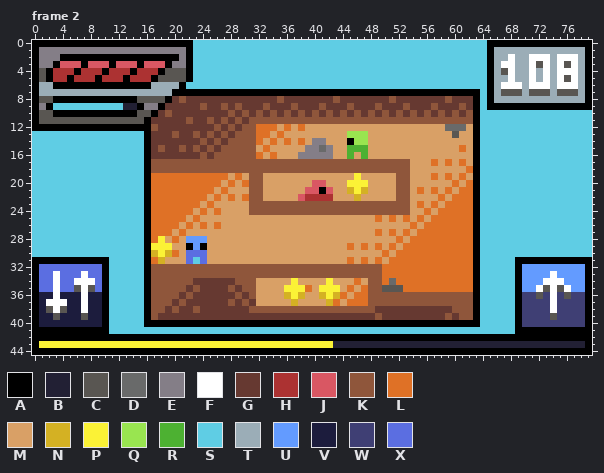
Edited in one commit: pixel-art file (HUD.aseprite). This is how it looked before the edit.
80x45 pixels, 2 frames. Shown: frame 2.
Visible layers, top first: "Overlay", "Main", "Underbar", "Scene", "Background".
Palette (. is transparent): A #000000  B #222034  C #595652  D #696a6a  E #847e87  F #ffffff  G #663931  H #ac3232  J #d95763  K #8f563b  L #df7126  M #d9a066  N #d4b123  P #fbf236  Q #99e550  R #4db132  S #5fcde4  T #9badb7  U #639bff  V #1c1c3d  W #3f3f74  X #5b6ee1
Pixels before, frame 2 (only the part around the change), first column x 0:
17 SSSSSSSSSSSSSSSSAKKKKK
18 SSSSSSSSSSSSSSSSAKKKKK
19 SSSSSSSSSSSSSSSSALLLLL
20 SSSSSSSSSSSSSSSSALLLLL
21 SSSSSSSSSSSSSSSSALLLLL
22 SSSSSSSSSSSSSSSSALLLLL
23 SSSSSSSSSSSSSSSSALLLLL
24 SSSSSSSSSSSSSSSSALLLLL
25 SSSSSSSSSSSSSSSSALLLLL
26 SSSSSSSSSSSSSSSSALLLLM
27 SSSSSSSSSSSSSSSSALLLML
28 SSSSSSSSSSSSSSSSALPMLM
29 SSSSSSSSSSSSSSSSAPPPMM
30 SSSSSSSSSSSSSSSSANPNLM
31 AAAAAAAAAAASSSSSALNMMM
32 AXXXXXXXXXASSSSSAKKKKK
33 AXXFXXXFXXASSSSSAKKKKK
34 AXXFXXFFFXASSSSSAKKKKK
35 AXXFXXCFCXASSSSSAKKKKK
36 AVVFVVVFVVASSSSSAKKKKG
37 AVFFFVVFVVASSSSSAKKKGK
38 AVCFCVVFVVASSSSSAKKGKG
39 AVVCVVVCVVASSSSSAKGGGG
40 AVVVVVVVVVASSSSSAAAAAA
41 AAAAAAAAAAASSSSSSSSSSS
42 AAAAAAAAAAAAAAAAAAAAAA
43 APPPPPPPPPPPPPPPPPPPPP
44 AAAAAAAAAAAAAAAAAAAAAA
Once edited:
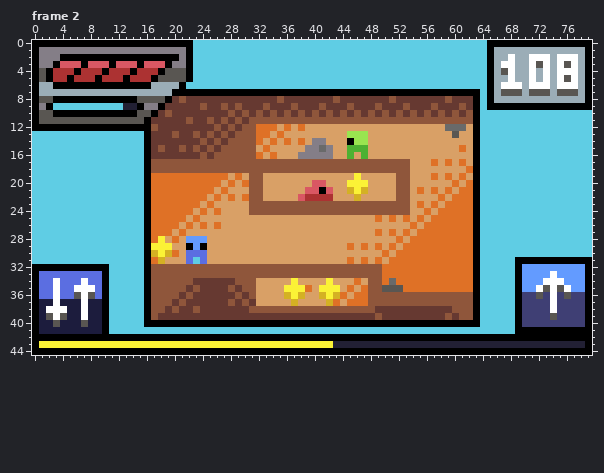
Log entry: Update HUD.aseprite Improve: Press button effect
From old to new:
{"where": "frame 2, layers \"Overlay\", \"Main\""}
{"frame":2,"y":31,"x":0,"old":"AAAAAAAAAAA","new":"SSSSSSSSSSS"}
{"frame":2,"y":32,"x":1,"old":"XXXXXXXXX","new":"AAAAAAAAA"}
{"frame":2,"y":33,"x":3,"old":"F","new":"X"}
{"frame":2,"y":33,"x":7,"old":"F","new":"X"}
{"frame":2,"y":34,"x":6,"old":"F","new":"X"}
{"frame":2,"y":34,"x":8,"old":"F","new":"X"}
{"frame":2,"y":35,"x":6,"old":"C","new":"F"}
{"frame":2,"y":35,"x":8,"old":"C","new":"F"}
{"frame":2,"y":36,"x":1,"old":"VV","new":"XX"}
{"frame":2,"y":36,"x":4,"old":"VVV","new":"XXC"}
{"frame":2,"y":36,"x":8,"old":"VV","new":"CX"}
{"frame":2,"y":37,"x":2,"old":"F","new":"V"}
{"frame":2,"y":37,"x":4,"old":"F","new":"V"}
{"frame":2,"y":38,"x":2,"old":"C","new":"F"}
{"frame":2,"y":38,"x":4,"old":"C","new":"F"}
{"frame":2,"y":39,"x":2,"old":"VCV","new":"CFC"}
{"frame":2,"y":39,"x":7,"old":"C","new":"F"}
{"frame":2,"y":40,"x":3,"old":"V","new":"C"}
{"frame":2,"y":40,"x":7,"old":"V","new":"C"}
{"frame":2,"y":41,"x":1,"old":"AAAAAAAAA","new":"VVVVVVVVV"}
{"label":"changed","picture_box":[32,257,109,334]}
